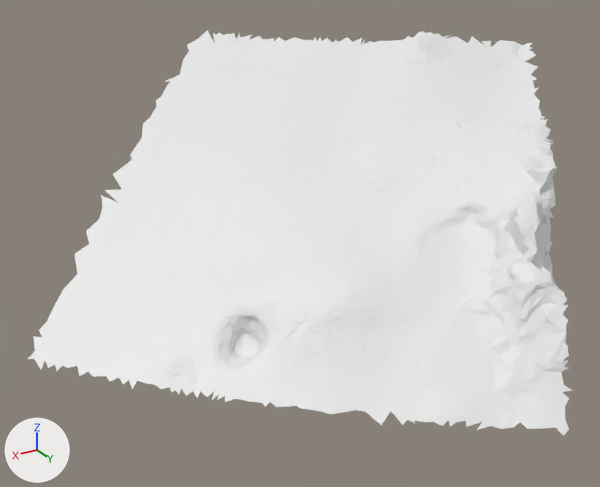
Two versions of the glTF model moon small_tiles/tile_040.glb, one commit apart.
One viewpoint serves both versions: a 50 mm camera at (16.44, 19.31, 26.84) aimed at (11.91, 11.77, 23.07). The axes (+X, +Y, +Z) are drawn at lower left. The lights are the same throughout. The first picture is the older version. Vertices at exactly the same position are counted once.

In view in the first picture: 't40'.
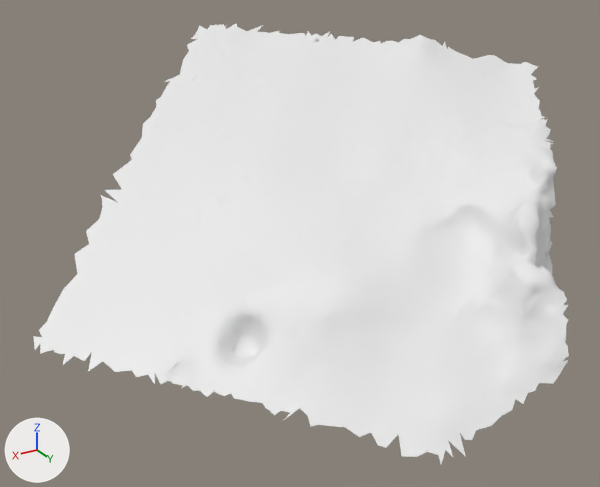
Where the change shows, as pixel boxes (x1, y1, x2, y2) in the pictures (600 x 487 px; the box of a moved part takes in the faces that stretch with it):
't40', reshaped (8% taller): before (28, 30, 573, 436); after (33, 24, 569, 464)
part 1 of me_t40, moved or reshaped: before (381, 31, 536, 64); after (191, 24, 370, 45)
part 2 of me_t40, reshaped: before (28, 344, 573, 436); after (265, 402, 482, 464)

Diff of the bpy script that builds the scene:
```diff
--- a/moon small_tiles/tile_040.glb.py
+++ b/moon small_tiles/tile_040.glb.py
@@ me_t40 @@
 # used by ob_t40; location = (0.0, 0.0, 0.0)
-me_t40.from_pydata(...)  # 3656 vertices, 7029 faces; spans x 8.47..14.91, y 8.48..15.03, z 21.94..25.15
+me_t40.from_pydata(...)  # 3605 vertices, 6948 faces; spans x 8.64..14.81, y 8.35..14.7, z 21.81..25.12
+# me_t40 part 1
+# 57 vertices are removed from x 8.47..9.78, y 10.66..11.86, z 24.86..25.15
+# 105 faces are deleted
+# 50 vertices are added at x 10.13..11.68, y 8.35..10.18, z 24.88..25.12
+# 100 new faces join them
+# me_t40 part 2
+# 77 vertices are removed from x 10.65..14.91, y 10.85..15.03, z 21.94..22.56
+# 142 faces are deleted
+# 33 vertices are added at x 11.66..13.06, y 13.19..14.59, z 21.81..22.03
+# 66 new faces join them
```
